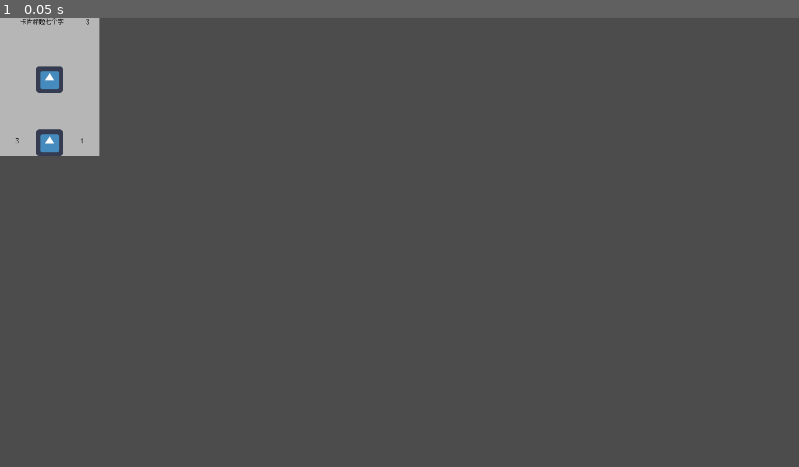
Above: before the commit, frame 1.
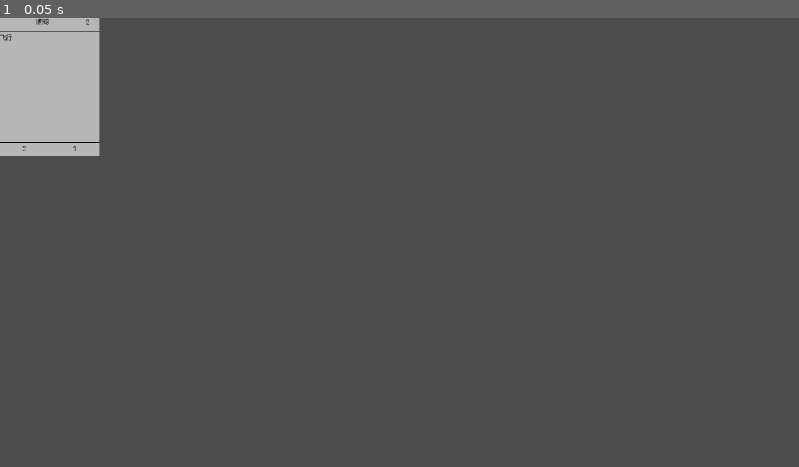
Above: after the commit, the same moment.

Repository: Nalleyer/NetInscryption
Game: Godot game, scene res://Card.tscn
The game is run twice, just before and just after one commit, with the same random seed, the same clock (stepped at 60 frames per second) and the same inputs. This scene is started directly instead of the project's main scene. The engine's default icon, where the game draws it, is replaced by a stand-in: a white triangle on a blue panel in a dark square.
Inputs:
- Up to frame 1 (0.05 s): no input

The runs differ from the first frame. In frame 1, 0.5% of the frame differs, in the area x 0-13%, y 0-31%.

Commit message:
card, mark code structure. using resource

Diff:
--- a/Card.gd
+++ b/Card.gd
@@ -1,14 +1,29 @@
 extends Control
 class_name Card
 
-# Declare member variables here. Examples:
-# var a = 2
-# var b = "text"
+# 引用到cards/xx.tres作为自己的基础信息
+export var base_card: String
+var card_resource: CardResource
 
+func _ready():
+    card_resource = load("res://cards/%s.tres" % [base_card]).duplicate()
+    print(card_resource.name)
+    update_display()
 
-# Called when the node enters the scene tree for the first time.
-func _ready():
-	pass # Replace with function body.
+func update_display():
+    $VBoxContainer/Top/Name.text = card_resource.name
+    $VBoxContainer/Top/Cost.text = str(card_resource.cost)
+    $VBoxContainer/Bottom/Attack.text = str(card_resource.attack)
+    $VBoxContainer/Bottom/Hp.text = str(card_resource.hp)
+    var marks = $VBoxContainer/Marks
+    assert(len(card_resource.marks) <= marks.get_child_count())
+    var ui_index = 0
+    for i in range(len(card_resource.marks)):
+        var mark = marks.get_child(ui_index)
+        var mark_resource = card_resource.marks[i]
+        if mark_resource.is_visible:
+            mark.visible = true
+            mark.text = mark_resource.name
 
 
 # Called every frame. 'delta' is the elapsed time since the previous frame.
--- a/Card.tscn
+++ b/Card.tscn
@@ -1,11 +1,11 @@
-[gd_scene load_steps=4 format=2]
+[gd_scene load_steps=3 format=2]
 
 [ext_resource path="res://CommonFont.tres" type="DynamicFont" id=1]
-[ext_resource path="res://icon.png" type="Texture" id=2]
 [ext_resource path="res://Card.gd" type="Script" id=3]
 
 [node name="Card" type="Control"]
 script = ExtResource( 3 )
+base_card = "Raven"
 
 [node name="ColorRect" type="ColorRect" parent="."]
 margin_right = 239.0
@@ -48,30 +48,115 @@
 margin_bottom = 28.0
 rect_min_size = Vector2( 20, 0 )
 
-[node name="CardImage" type="CenterContainer" parent="VBoxContainer"]
+[node name="VSplitContainer" type="VSplitContainer" parent="VBoxContainer"]
 margin_top = 32.0
 margin_right = 239.0
-margin_bottom = 264.0
+margin_bottom = 34.0
+rect_min_size = Vector2( 0, 2 )
+
+[node name="ColorRect" type="ColorRect" parent="VBoxContainer/VSplitContainer"]
+margin_right = 239.0
+margin_bottom = 2.0
+color = Color( 0, 0, 0, 1 )
+
+[node name="Marks" type="VBoxContainer" parent="VBoxContainer"]
+margin_top = 38.0
+margin_right = 239.0
+margin_bottom = 294.0
 size_flags_horizontal = 3
 size_flags_vertical = 3
 
-[node name="TextureRect" type="TextureRect" parent="VBoxContainer/CardImage"]
-margin_left = 87.0
-margin_top = 84.0
-margin_right = 151.0
-margin_bottom = 148.0
-texture = ExtResource( 2 )
+[node name="Mark1" type="Label" parent="VBoxContainer/Marks"]
+visible = false
+margin_right = 239.0
+margin_bottom = 28.0
+custom_colors/font_color = Color( 0, 0, 0, 1 )
+custom_fonts/font = ExtResource( 1 )
+text = "飞行"
+
+[node name="Mark2" type="Label" parent="VBoxContainer/Marks"]
+visible = false
+margin_top = 32.0
+margin_right = 239.0
+margin_bottom = 60.0
+custom_colors/font_color = Color( 0, 0, 0, 1 )
+custom_fonts/font = ExtResource( 1 )
+text = "飞行"
+
+[node name="Mark3" type="Label" parent="VBoxContainer/Marks"]
+visible = false
+margin_top = 64.0
+margin_right = 239.0
+margin_bottom = 92.0
+custom_colors/font_color = Color( 0, 0, 0, 1 )
+custom_fonts/font = ExtResource( 1 )
+text = "飞行"
+
+[node name="Mark4" type="Label" parent="VBoxContainer/Marks"]
+visible = false
+margin_top = 96.0
+margin_right = 239.0
+margin_bottom = 124.0
+custom_colors/font_color = Color( 0, 0, 0, 1 )
+custom_fonts/font = ExtResource( 1 )
+text = "飞行"
+
+[node name="Mark5" type="Label" parent="VBoxContainer/Marks"]
+visible = false
+margin_top = 128.0
+margin_right = 239.0
+margin_bottom = 156.0
+custom_colors/font_color = Color( 0, 0, 0, 1 )
+custom_fonts/font = ExtResource( 1 )
+text = "飞行"
+
+[node name="Mark6" type="Label" parent="VBoxContainer/Marks"]
+visible = false
+margin_top = 160.0
+margin_right = 239.0
+margin_bottom = 188.0
+custom_colors/font_color = Color( 0, 0, 0, 1 )
+custom_fonts/font = ExtResource( 1 )
+text = "飞行"
+
+[node name="Mark7" type="Label" parent="VBoxContainer/Marks"]
+visible = false
+margin_top = 192.0
+margin_right = 239.0
+margin_bottom = 220.0
+custom_colors/font_color = Color( 0, 0, 0, 1 )
+custom_fonts/font = ExtResource( 1 )
+text = "飞行"
+
+[node name="Mark8" type="Label" parent="VBoxContainer/Marks"]
+visible = false
+margin_top = 224.0
+margin_right = 239.0
+margin_bottom = 252.0
+custom_colors/font_color = Color( 0, 0, 0, 1 )
+custom_fonts/font = ExtResource( 1 )
+text = "飞行"
+
+[node name="VSplitContainer2" type="VSplitContainer" parent="VBoxContainer"]
+margin_top = 298.0
+margin_right = 239.0
+margin_bottom = 300.0
+rect_min_size = Vector2( 0, 2 )
+
+[node name="ColorRect" type="ColorRect" parent="VBoxContainer/VSplitContainer2"]
+margin_right = 239.0
+margin_bottom = 2.0
+color = Color( 0, 0, 0, 1 )
 
 [node name="Bottom" type="HBoxContainer" parent="VBoxContainer"]
-margin_top = 268.0
+margin_top = 304.0
 margin_right = 239.0
 margin_bottom = 332.0
 rect_min_size = Vector2( 0, 20 )
 
 [node name="Attack" type="Label" parent="VBoxContainer/Bottom"]
-margin_top = 18.0
-margin_right = 83.0
-margin_bottom = 46.0
+margin_right = 117.0
+margin_bottom = 28.0
 rect_min_size = Vector2( 0, 20 )
 size_flags_horizontal = 3
 custom_colors/font_color = Color( 0, 0, 0, 1 )
@@ -80,17 +165,10 @@
 align = 1
 valign = 1
 
-[node name="Mark0" type="TextureRect" parent="VBoxContainer/Bottom"]
-margin_left = 87.0
-margin_right = 151.0
-margin_bottom = 64.0
-texture = ExtResource( 2 )
-
 [node name="Hp" type="Label" parent="VBoxContainer/Bottom"]
-margin_left = 155.0
-margin_top = 18.0
+margin_left = 121.0
 margin_right = 239.0
-margin_bottom = 46.0
+margin_bottom = 28.0
 size_flags_horizontal = 3
 custom_colors/font_color = Color( 0, 0, 0, 1 )
 custom_fonts/font = ExtResource( 1 )
--- /dev/null
+++ b/CardResource.gd
@@ -0,0 +1,8 @@
+extends Resource
+class_name CardResource
+
+export var name: String
+export var marks: Array
+export var cost : int
+export var attack: int
+export var hp: int
--- a/NetTest.gd
+++ b/NetTest.gd
@@ -10,114 +10,114 @@
 
 # Called when the node enters the scene tree for the first time.
 func _ready():
-	peer = NetworkedMultiplayerENet.new()
+    peer = NetworkedMultiplayerENet.new()
 
-	connect_net_signals()
+    connect_net_signals()
 
 func connect_net_signals():
-	get_tree().connect("network_peer_connected", self, "_on_peer_connected")
-	get_tree().connect("network_peer_disconnected", self,  "_on_peer_disconnected")
-	get_tree().connect("connection_failed", self, "_on_connect_failed")
-	get_tree().connect("connected_to_server", self, "_on_connect_server")
+    get_tree().connect("network_peer_connected", self, "_on_peer_connected")
+    get_tree().connect("network_peer_disconnected", self,  "_on_peer_disconnected")
+    get_tree().connect("connection_failed", self, "_on_connect_failed")
+    get_tree().connect("connected_to_server", self, "_on_connect_server")
 
 func update_peers_text():
-	var s = "Connected Peers: ["
-	for p in connected_peers:
-		s += str(p) + ","
-	$ConnectedPeers.text = s + "]"
+    var s = "Connected Peers: ["
+    for p in connected_peers:
+        s += str(p) + ","
+    $ConnectedPeers.text = s + "]"
 
 func update_server_type_text(connected: bool, err):
-	if err != null:
-		$ServerTypeLabel.text = str(err)
-		return
-	if connected:
-		$ServerTypeLabel.text = "Server?: %s" % [is_server()]
+    if err != null:
+        $ServerTypeLabel.text = str(err)
+        return
+    if connected:
+        $ServerTypeLabel.text = "Server?: %s" % [is_server()]
 
 func get_peer_id():
-	return get_tree().get_network_unique_id()
+    return get_tree().get_network_unique_id()
 
 func update_peer_id_text(err):
-	if err != null:
-		$PeerIdLabel.text = str(err)
-		return
-	else:
-		$PeerIdLabel.text = str(get_peer_id())
+    if err != null:
+        $PeerIdLabel.text = str(err)
+        return
+    else:
+        $PeerIdLabel.text = str(get_peer_id())
 
 func is_server():
-	return get_tree().is_network_server()
+    return get_tree().is_network_server()
 
 func _on_ServerInitButton_pressed():
-	var err = peer.create_server(10233, 1)
-	if err == OK:
-		get_tree().network_peer = peer
-		update_server_type_text(true, null)
-		$DisconnectButton.visible = true
-		$ClientInitButton.visible = false
-		$ServerInitButton.visible = false
-	else:
-		update_server_type_text(false, err)
-	update_peer_id_text(null)
+    var err = peer.create_server(10233, 1)
+    if err == OK:
+        get_tree().network_peer = peer
+        update_server_type_text(true, null)
+        $DisconnectButton.visible = true
+        $ClientInitButton.visible = false
+        $ServerInitButton.visible = false
+    else:
+        update_server_type_text(false, err)
+    update_peer_id_text(null)
 
 func _on_ClientInitButton_pressed():
-	var err = peer.create_client("127.0.0.1", 10233)
-	if err == OK:
-		get_tree().network_peer = peer
-		update_peer_id_text("connect...")
-		$ClientConnectTimer.start()
-	else:
-		update_server_type_text(false, err)
-		update_peer_id_text("no connection")
+    var err = peer.create_client("127.0.0.1", 10233)
+    if err == OK:
+        get_tree().network_peer = peer
+        update_peer_id_text("connect...")
+        $ClientConnectTimer.start()
+    else:
+        update_server_type_text(false, err)
+        update_peer_id_text("no connection")
 
 func _on_peer_connected(id):
-	print("%s con" % [id])
-	connected_peers.append(id)
-	update_peers_text()
+    print("%s con" % [id])
+    connected_peers.append(id)
+    update_peers_text()
 
 func _on_peer_disconnected(id):
-	print("%s dis" % [id])
-	connected_peers.erase(id)
-	update_peers_text()
-	if not is_server() and id == get_tree().get_network_unique_id():
-		$DisconnectButton.visible = false
+    print("%s dis" % [id])
+    connected_peers.erase(id)
+    update_peers_text()
+    if not is_server() and id == get_tree().get_network_unique_id():
+        $DisconnectButton.visible = false
 
 func _on_DisconnectButton_pressed():
-	var is_server = is_server()
-	peer.close_connection()
-	update_server_type_text(false, "null")
-	$DisconnectButton.visible = false
-	$ClientInitButton.visible = true
-	$ServerInitButton.visible = true
-	connected_peers = []
-	update_peers_text()
-	update_peer_id_text("null")
+    var is_server = is_server()
+    peer.close_connection()
+    update_server_type_text(false, "null")
+    $DisconnectButton.visible = false
+    $ClientInitButton.visible = true
+    $ServerInitButton.visible = true
+    connected_peers = []
+    update_peers_text()
+    update_peer_id_text("null")
 
 func _on_connect_failed():
-	printerr("connect to server failed")
-	connected_to_server = false
-	update_server_type_text(false, "null")
-	$DisconnectButton.visible = false
-	$ClientInitButton.visible = true
-	$ServerInitButton.visible = true
+    printerr("connect to server failed")
+    connected_to_server = false
+    update_server_type_text(false, "null")
+    $DisconnectButton.visible = false
+    $ClientInitButton.visible = true
+    $ServerInitButton.visible = true
 
 func _on_connect_server():
-	print("connected to server")
-	connected_to_server = true
-	$DisconnectButton.visible = true
-	$ClientInitButton.visible = false
-	$ServerInitButton.visible = false
-	update_server_type_text(true, null)
-	$ClientConnectTimer.stop()
-	update_peer_id_text(null)
-	update_peers_text()
+    print("connected to server")
+    connected_to_server = true
+    $DisconnectButton.visible = true
+    $ClientInitButton.visible = false
+    $ServerInitButton.visible = false
+    update_server_type_text(true, null)
+    $ClientConnectTimer.stop()
+    update_peer_id_text(null)
+    update_peers_text()
 
 
 func _on_ClientConnectTimer_timeout():
-	if not connected_to_server:
-		peer.close_connection()
-		update_server_type_text(false, "null")
-		$DisconnectButton.visible = false
-		$ClientInitButton.visible = true
-		$ServerInitButton.visible = true
-		connected_peers = []
-		update_peers_text()
-		update_peer_id_text("no connection")
+    if not connected_to_server:
+        peer.close_connection()
+        update_server_type_text(false, "null")
+        $DisconnectButton.visible = false
+        $ClientInitButton.visible = true
+        $ServerInitButton.visible = true
+        connected_peers = []
+        update_peers_text()
+        update_peer_id_text("no connection")
--- /dev/null
+++ b/cards/Raven.tres
@@ -0,0 +1,12 @@
+[gd_resource type="Resource" load_steps=3 format=2]
+
+[ext_resource path="res://CardResource.gd" type="Script" id=1]
+[ext_resource path="res://mark/fly.tres" type="Resource" id=2]
+
+[resource]
+script = ExtResource( 1 )
+name = "渡鸦"
+marks = [ ExtResource( 2 ) ]
+cost = 2
+attack = 2
+hp = 1
--- /dev/null
+++ b/cards/Squirrel.tres
@@ -0,0 +1,11 @@
+[gd_resource type="Resource" load_steps=2 format=2]
+
+[ext_resource path="res://CardResource.gd" type="Script" id=1]
+
+[resource]
+script = ExtResource( 1 )
+name = "松鼠"
+marks = [  ]
+cost = 0
+attack = 0
+hp = 1
--- a/mark/Mark.gd
+++ b/mark/Mark.gd
@@ -1,6 +1,8 @@
 extends Resource
 
 class_name Mark
+export var is_visible: bool
+export var name: String
 
 func on_to_hand(owner: Card):
-	print("base")
+    print("base")
--- a/mark/fly.tres
+++ b/mark/fly.tres
@@ -10,3 +10,5 @@
 
 [resource]
 script = SubResource( 1 )
+is_visible = true
+name = "飞行"
--- a/project.godot
+++ b/project.godot
@@ -15,12 +15,18 @@
 "path": "res://Card.gd"
 }, {
 "base": "Resource",
+"class": "CardResource",
+"language": "GDScript",
+"path": "res://CardResource.gd"
+}, {
+"base": "Resource",
 "class": "Mark",
 "language": "GDScript",
 "path": "res://mark/Mark.gd"
 } ]
 _global_script_class_icons={
 "Card": "",
+"CardResource": "",
 "Mark": ""
 }
 
